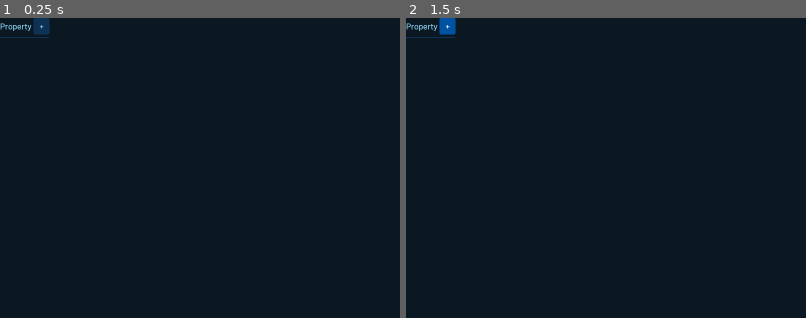
Above: before the commit, frames 1-2 (left to right).
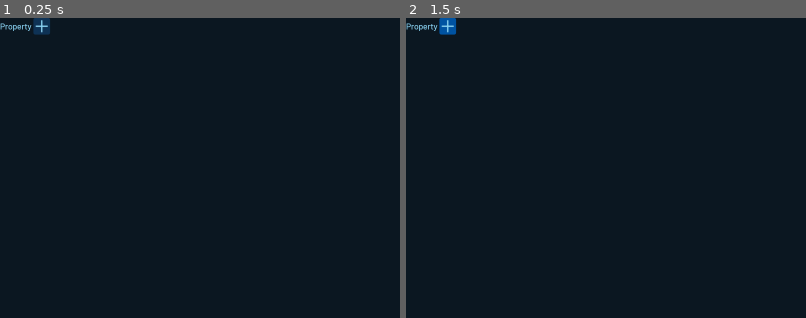
Above: after the commit, the same moments.

Repository: someengineering/resoto-ui
Game: Godot game, scene res://components/dashboard/new_widget_popup/color_controller_ui.tscn
The game is run twice, just before and just after one commit, with the same random seed, the same clock (stepped at 60 frames per second) and the same inputs. This scene is started directly instead of the project's main scene.
Inputs (mouse positions are % of the whole screen's width and height, from its top left):
- Up to frame 1 (0.25 s): no input
- Up to frame 2 (1.5 s): click (5, 1) at 0.5 s, where only the run before the commit has a clickable "+"; click (5, 1) at 1.27 s
The pictures show only the part of the screen within x 0-50%, y 0-50%; the shares and areas given below are measured in that part.

The runs differ from the first frame. In frame 1, less than 0.1% of the frame differs, in the area x 0-13%, y 0-7%; in frame 2, less than 0.1%.
Error before the commit: Invalid get index 'control_variable' (on base: 'Nil'). (res://components/dashboard/new_widget_popup/color_controller_ui.gd:16)
Error after the commit: Invalid get index 'control_variable' (on base: 'Nil'). (res://components/dashboard/new_widget_popup/color_controller_ui.gd:12)

Commit message:
Changed the old Color Picker in the Widget Edit dialogue

Diff:
--- a/src/components/dashboard/new_widget_popup/color_condition.gd
+++ b/src/components/dashboard/new_widget_popup/color_condition.gd
@@ -2,6 +2,8 @@
 extends MarginContainer
 
 signal condition_changed()
+
+const var_text = "at %s"
 
 var variable_name : String = "" setget set_variable_name
 var value : float = 0.0 setget set_value
@@ -20,18 +22,19 @@
 
 func set_color(new_color : Color):
 	color = new_color
-	$PanelContainer/HBoxContainer/ColorPickerButton.color = color
+	condition[1] = color
+	$PanelContainer/HBoxContainer/HexColorPicker.color = color
 
 func _on_SpinBox_value_changed(new_value):
 	condition[0] = new_value
 	emit_signal("condition_changed")
 
 
-func _on_ColorPickerButton_color_changed(new_color):
+func set_variable_name(new_name : String):
+	variable_name = var_text % new_name
+	$PanelContainer/HBoxContainer/VariableLabel.text = variable_name
+
+
+func _on_HexColorPicker_color_changed(new_color):
 	condition[1] = new_color
 	emit_signal("condition_changed")
-
-
-func set_variable_name(new_name : String):
-	variable_name = new_name
-	$PanelContainer/HBoxContainer/VariableLabel.text = variable_name
--- a/src/components/dashboard/new_widget_popup/color_condition.tscn
+++ b/src/components/dashboard/new_widget_popup/color_condition.tscn
@@ -1,9 +1,9 @@
-[gd_scene load_steps=4 format=2]
+[gd_scene load_steps=5 format=2]
 
 [ext_resource path="res://assets/icons/icon_128_delete_trashcan.svg" type="Texture" id=1]
 [ext_resource path="res://components/dashboard/new_widget_popup/color_condition.gd" type="Script" id=2]
 [ext_resource path="res://components/elements/styled/icon_button.tscn" type="PackedScene" id=3]
-
+[ext_resource path="res://components/shared/hex_color_picker.tscn" type="PackedScene" id=4]
 
 [node name="ColorCondition" type="MarginContainer"]
 anchor_right = 1.0
@@ -13,45 +13,41 @@
 script = ExtResource( 2 )
 
 [node name="PanelContainer" type="PanelContainer" parent="."]
-margin_right = 267.0
+margin_right = 374.0
 margin_bottom = 53.0
 
 [node name="HBoxContainer" type="HBoxContainer" parent="PanelContainer"]
 margin_left = 10.0
 margin_top = 10.0
-margin_right = 257.0
+margin_right = 364.0
 margin_bottom = 43.0
 
+[node name="HexColorPicker" parent="PanelContainer/HBoxContainer" instance=ExtResource( 4 )]
+anchor_right = 0.0
+anchor_bottom = 0.0
+margin_right = 180.0
+margin_bottom = 33.0
+
 [node name="VariableLabel" type="Label" parent="PanelContainer/HBoxContainer"]
+margin_left = 184.0
 margin_top = 6.0
-margin_right = 47.0
+margin_right = 249.0
 margin_bottom = 27.0
-text = "Value:"
+rect_min_size = Vector2( 65, 0 )
+text = "at value"
+align = 1
 
 [node name="SpinBox" type="SpinBox" parent="PanelContainer/HBoxContainer"]
-margin_left = 51.0
-margin_right = 115.0
+margin_left = 253.0
+margin_right = 317.0
 margin_bottom = 33.0
 size_flags_horizontal = 3
 max_value = inf
 
-[node name="ColorLabel" type="Label" parent="PanelContainer/HBoxContainer"]
-margin_left = 119.0
-margin_top = 6.0
-margin_right = 163.0
-margin_bottom = 27.0
-text = "Color:"
-
-[node name="ColorPickerButton" type="ColorPickerButton" parent="PanelContainer/HBoxContainer"]
-margin_left = 167.0
-margin_right = 210.0
-margin_bottom = 33.0
-size_flags_horizontal = 3
-
 [node name="Button" parent="PanelContainer/HBoxContainer" instance=ExtResource( 3 )]
-margin_left = 214.0
-margin_right = 247.0
+margin_left = 321.0
+margin_right = 354.0
 icon_tex = ExtResource( 1 )
 
+[connection signal="color_changed" from="PanelContainer/HBoxContainer/HexColorPicker" to="." method="_on_HexColorPicker_color_changed"]
 [connection signal="value_changed" from="PanelContainer/HBoxContainer/SpinBox" to="." method="_on_SpinBox_value_changed"]
-[connection signal="color_changed" from="PanelContainer/HBoxContainer/ColorPickerButton" to="." method="_on_ColorPickerButton_color_changed"]
--- a/src/components/dashboard/new_widget_popup/color_controller_ui.gd
+++ b/src/components/dashboard/new_widget_popup/color_controller_ui.gd
@@ -5,10 +5,6 @@
 
 onready var conditions_container := $VBoxContainer/ConditionsContainer
 onready var condition_scene := preload("res://components/dashboard/new_widget_popup/color_condition.tscn")
-
-
-func _on_Button_pressed():
-	add_condition()
 
 
 func add_condition(value : float = 0.0, color : Color = Color.black):
@@ -29,4 +25,8 @@
 
 func set_color_controller(controller : ColorController):
 	color_controller = controller
-	$VBoxContainer/HBoxContainer/PropertyLabel.text = color_controller.property
+	$VBoxContainer/HBoxContainer/PropertyLabel.text = color_controller.property.capitalize()
+
+
+func _on_AddButton_pressed():
+	add_condition()
--- a/src/components/dashboard/new_widget_popup/color_controller_ui.tscn
+++ b/src/components/dashboard/new_widget_popup/color_controller_ui.tscn
@@ -1,7 +1,9 @@
-[gd_scene load_steps=3 format=2]
+[gd_scene load_steps=5 format=2]
 
 [ext_resource path="res://components/dashboard/new_widget_popup/color_controller_ui.gd" type="Script" id=1]
 [ext_resource path="res://assets/theme/dark_theme.tres" type="Theme" id=2]
+[ext_resource path="res://assets/icons/icon_128_add.svg" type="Texture" id=3]
+[ext_resource path="res://components/elements/styled/icon_button.tscn" type="PackedScene" id=4]
 
 [node name="ColorControllerUi" type="MarginContainer"]
 anchor_right = 1.0
@@ -22,26 +24,19 @@
 
 [node name="PropertyLabel" type="Label" parent="VBoxContainer/HBoxContainer"]
 margin_top = 6.0
-margin_right = 272.0
+margin_right = 271.0
 margin_bottom = 27.0
 size_flags_horizontal = 3
 text = "Property"
 
-[node name="Button" type="Button" parent="VBoxContainer/HBoxContainer"]
-margin_left = 276.0
+[node name="AddButton" parent="VBoxContainer/HBoxContainer" instance=ExtResource( 4 )]
+margin_left = 275.0
 margin_right = 308.0
-margin_bottom = 33.0
-rect_min_size = Vector2( 24, 24 )
-text = "+"
+icon_tex = ExtResource( 3 )
 
-[node name="HSeparator" type="HSeparator" parent="VBoxContainer"]
+[node name="ConditionsContainer" type="VBoxContainer" parent="VBoxContainer"]
 margin_top = 37.0
 margin_right = 308.0
-margin_bottom = 41.0
+margin_bottom = 37.0
 
-[node name="ConditionsContainer" type="VBoxContainer" parent="VBoxContainer"]
-margin_top = 45.0
-margin_right = 308.0
-margin_bottom = 45.0
-
-[connection signal="pressed" from="VBoxContainer/HBoxContainer/Button" to="." method="_on_Button_pressed"]
+[connection signal="pressed" from="VBoxContainer/HBoxContainer/AddButton" to="." method="_on_AddButton_pressed"]
--- a/src/components/shared/hex_color_picker.gd
+++ b/src/components/shared/hex_color_picker.gd
@@ -30,6 +30,7 @@
 	color = _color
 	color_picker_button.color = _color
 	color_block.modulate = _color
+	hex_edit.text = _color.to_html(false)
 	valid_text = hex_edit.text
 
 
